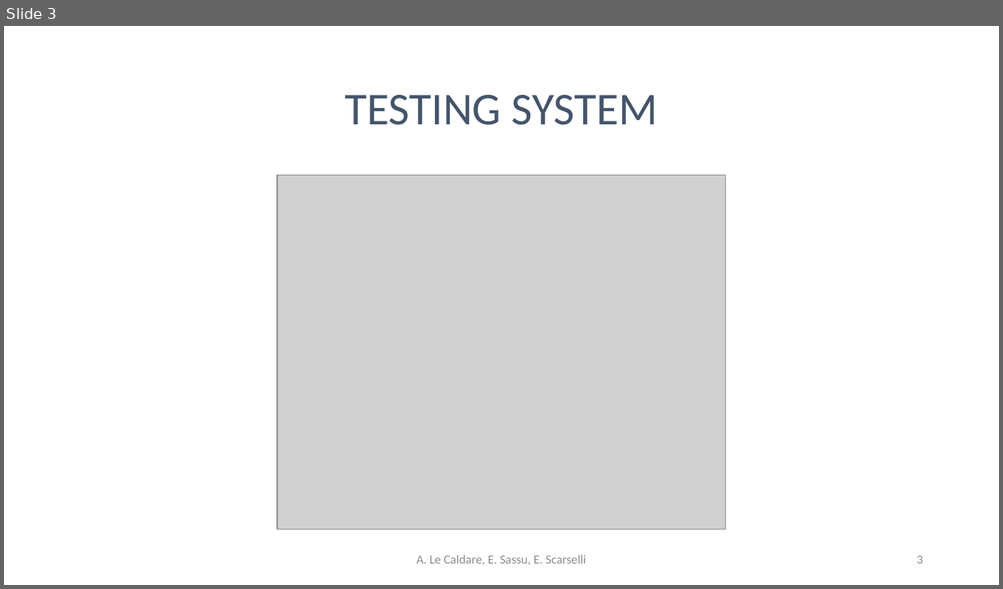
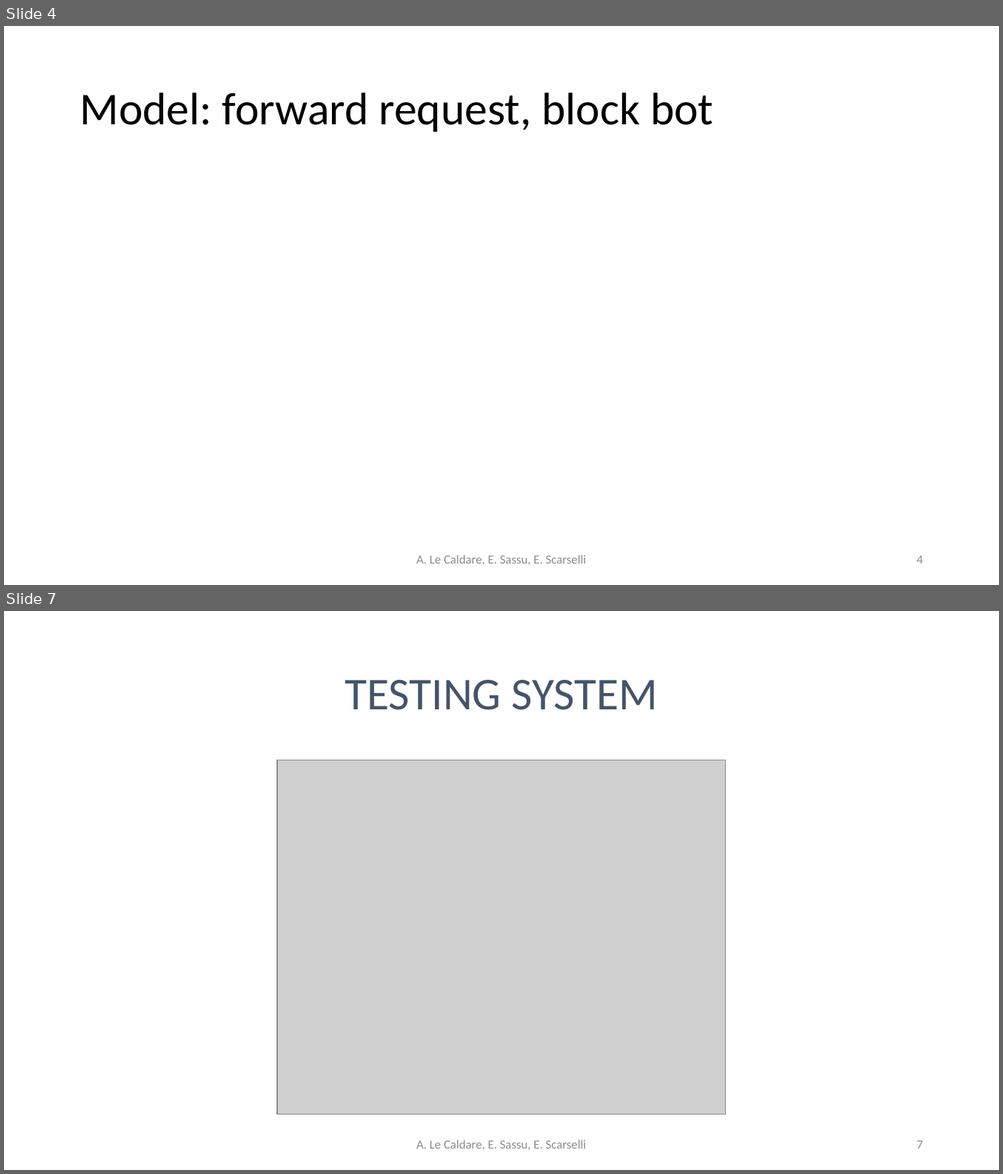
Before and after one commit to psoftware/ddosdefence-floodlight-controller, a slide deck: Docs/DDoSDefence.pptx. Shown one above the other, each under a label of ours: slide 3 before the commit, slides 4 and 7 after it; the slides between them are not shown. The pictures are 1003x589 and 1003x1174 pixels, drawn with LibreOffice and Linux fonts; fonts in the diff are those of the drawing; grey boxes stand for pictures. Boxes give left, top, right and bottom in pixels: in the first picture for what was removed or moved away, otherwise in the second. Text is boxed around its words. In the diff, an @@ line names an element or a change of style, - is before the commit and + after.

```diff
--- a/Docs/DDoSDefence.pptx
+++ b/Docs/DDoSDefence.pptx
@@ slide 4 added at (x1=4, y1=26, x2=999, y2=585), background #FFFFFF @@
@@ title added at (x1=79, y1=93, x2=713, y2=132), 44 pt, text #000000 @@
+Model: forward request, block bot
@@ text added at (x1=416, y1=555, x2=586, y2=565), 12 pt, text #8C8C8C @@
+A. Le Caldare, E. Sassu, E. Scarselli
@@ page number added at (x1=916, y1=556, x2=922, y2=564), 12 pt, text #8C8C8C @@
+4
@@ what was slide 3 is now slide 7 @@
@@ page number at (x1=916, y1=1141, x2=922, y2=1149): text changed @@
-3
+7
```
Also in this commit, not shown: 2 slides changed, 3 other slides added.
